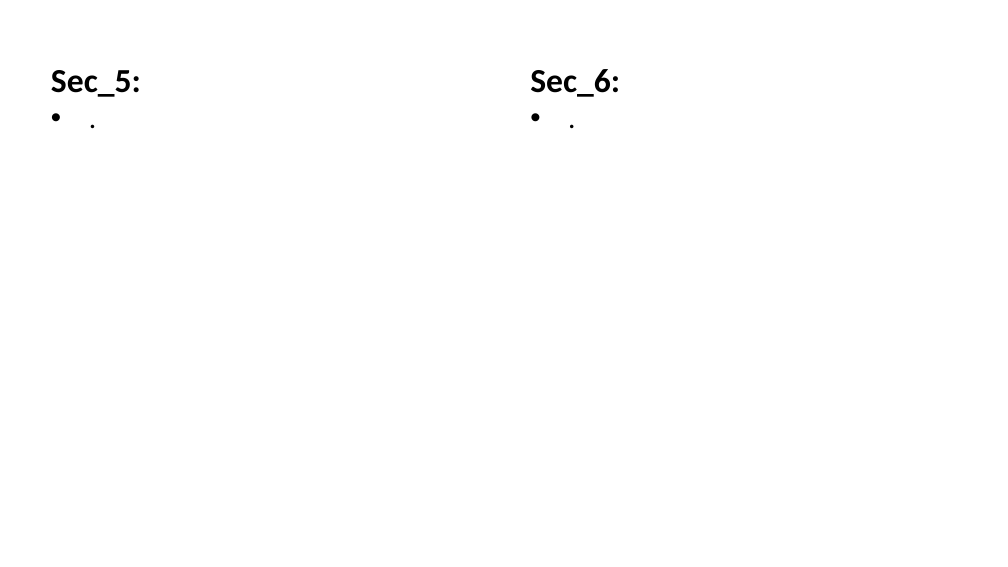
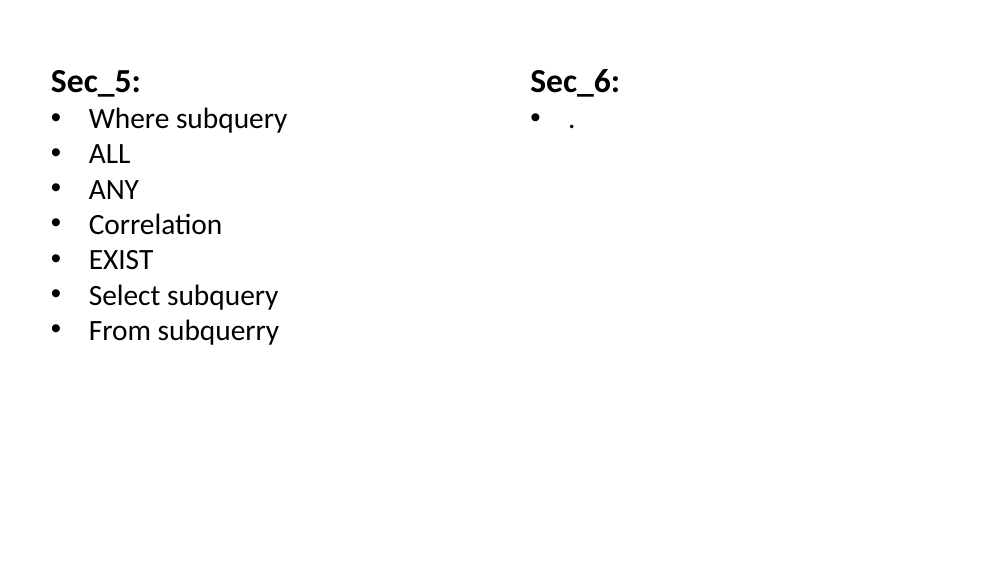
Before and after one commit to Amir-Hofo/Basic_SQL_Commands, a slide deck: slide 4 of list of content.pptx. Drawn at 1008x567 pixels with LibreOffice and Linux fonts; fonts in the diff are those of the drawing. Boxes give left, top, right and bottom in pixels: in the first picture for what was removed or moved away, otherwise in the second. Text is boxed around its words. In the diff, an @@ line names an element or a change of style, - is before the commit and + after.

```diff
--- a/list of content.pptx
+++ b/list of content.pptx
@@ text at (89, 107, 287, 345): text changed @@
-• .
+• Where subquery
+• ALL
+• ANY
+• Correlation
+• EXIST
+• Select subquery
+• From subquerry
```
Also in this commit, not shown: 2 other files.
